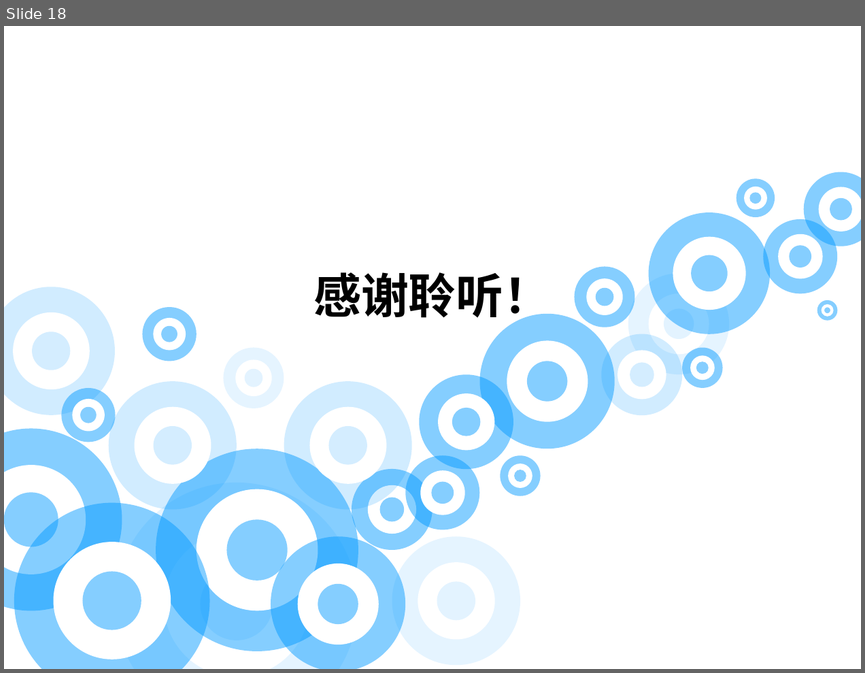
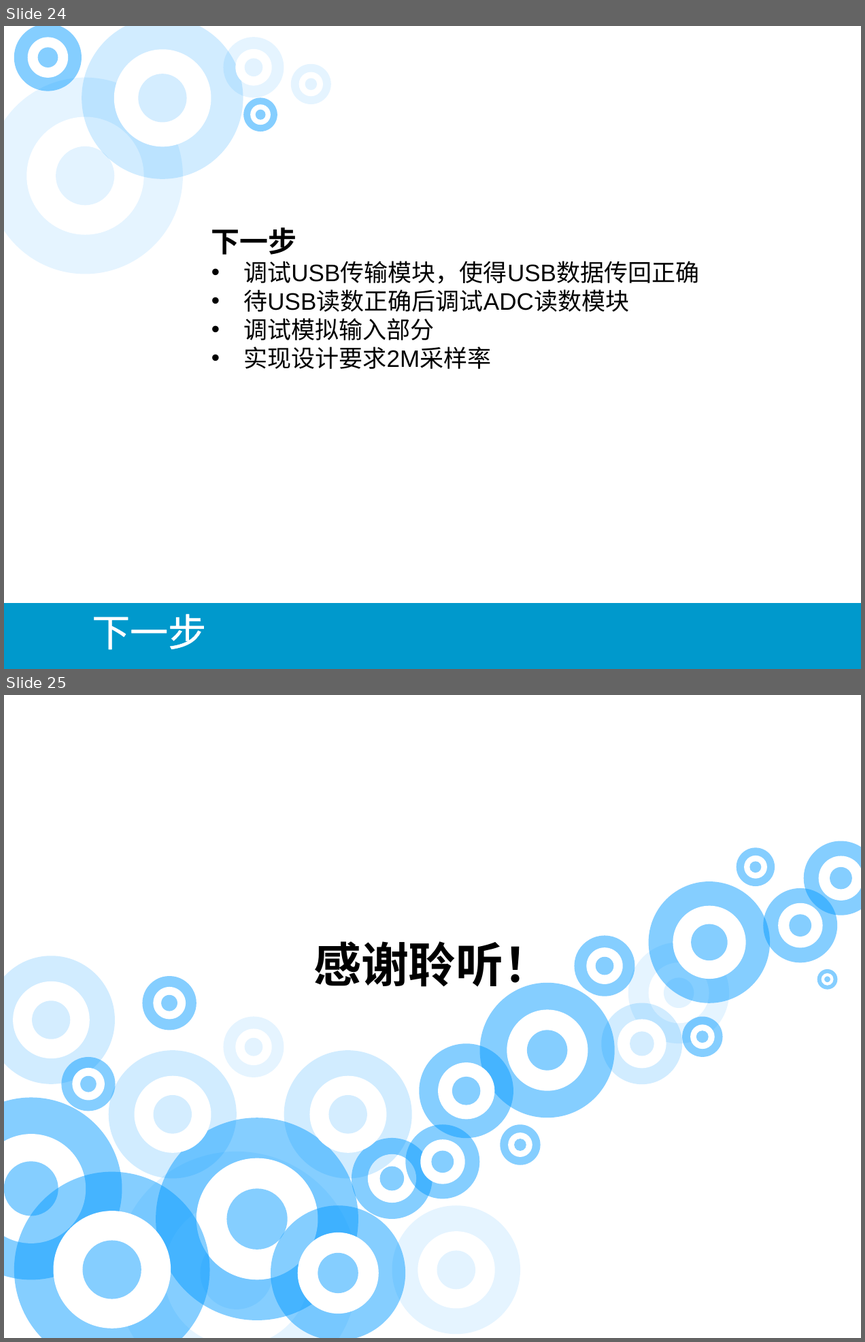
Before and after one commit to wyu0725/2MSPS-DAQ_CARD, a slide deck: 2M采样率双通道数据采集卡.pptx. Shown one above the other, each under a label of ours: slide 18 before the commit, slides 24 and 25 after it. The pictures are 865x673 and 865x1342 pixels, drawn with LibreOffice and Linux fonts; fonts in the diff are those of the drawing. Boxes give left, top, right and bottom in pixels: in the first picture for what was removed or moved away, otherwise in the second. Text is boxed around its words. In the diff, an @@ line names an element or a change of style, - is before the commit and + after.

```diff
--- a/2M采样率双通道数据采集卡.pptx
+++ b/2M采样率双通道数据采集卡.pptx
@@ slide 24 added at bbox=[4, 26, 861, 669], background #FFFFFF @@
@@ ellipse added at bbox=[14, 26, 82, 90], fill #0099FF at 48% opacity @@
@@ ellipse added at bbox=[28, 37, 68, 78], fill #FFFFFF @@
@@ ellipse added at bbox=[82, 26, 243, 180], fill #0099FF at 18% opacity @@
@@ ellipse added at bbox=[224, 37, 284, 98], fill #0099FF at 10% opacity @@
@@ ellipse added at bbox=[37, 48, 58, 68], fill #0099FF at 48% opacity @@
@@ ellipse added at bbox=[113, 49, 211, 147], fill #FFFFFF @@
@@ ellipse added at bbox=[235, 49, 271, 86], fill #FFFFFF @@
@@ ellipse added at bbox=[245, 59, 263, 76], fill #0099FF at 11% opacity @@
@@ ellipse added at bbox=[291, 63, 331, 104], fill #0099FF at 10% opacity @@
@@ ellipse added at bbox=[4, 78, 183, 274], fill #0099FF at 10% opacity @@
@@ ellipse added at bbox=[139, 74, 188, 123], fill #0099FF at 17% opacity @@
@@ ellipse added at bbox=[298, 72, 323, 96], fill #FFFFFF @@
@@ ellipse added at bbox=[305, 78, 317, 90], fill #0099FF at 11% opacity @@
@@ ellipse added at bbox=[244, 98, 277, 131], fill #0099FF at 48% opacity @@
@@ ellipse added at bbox=[250, 104, 271, 125], fill #FFFFFF @@
@@ ellipse added at bbox=[26, 117, 143, 235], fill #FFFFFF @@
@@ ellipse added at bbox=[255, 109, 265, 119], fill #0099FF at 48% opacity @@
@@ ellipse added at bbox=[56, 146, 113, 205], fill #0099FF at 11% opacity @@
@@ text added at bbox=[211, 227, 699, 369], 20 pt, text #000000 @@
+下一步
+• 调试USB传输模块，使得USB数据传回正确
+• 待USB读数正确后调试ADC读数模块
+• 调试模拟输入部分
+• 实现设计要求2M采样率
@@ rectangle added at bbox=[4, 603, 861, 669], fill #0099CC, outline #0099CC 2 pt @@
@@ text added at bbox=[92, 614, 206, 650], 32 pt, text #FFFFFF @@
+下一步
@@ what was slide 18 is now slide 25 @@
```
Also in this commit, not shown: 12 slides changed, 11 other slides added, 5 slides removed, 6 other files.
